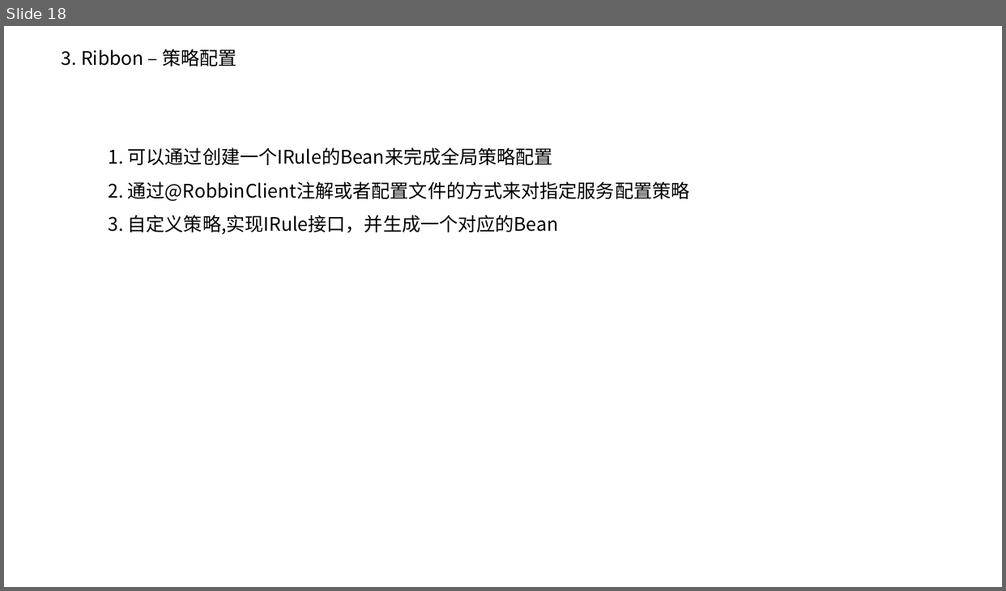
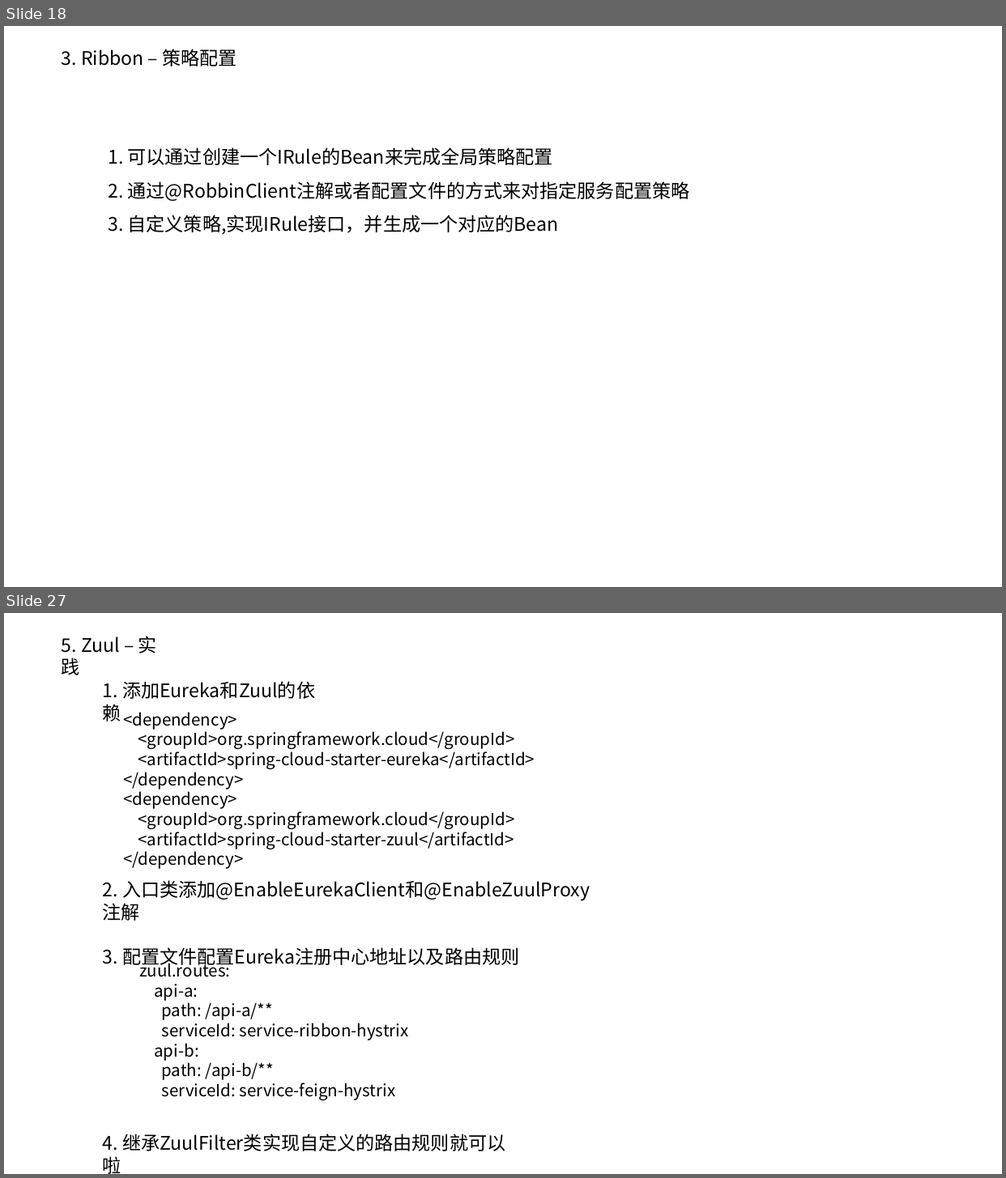
Before and after one commit to pd269hao/demo, a slide deck: doc/技术分享-SpringCloud-20190708.pptx. Shown one above the other, each under a label of ours: slide 18 before the commit, slides 18 and 27 after it; the slides between them are not shown. The pictures are 1006x591 and 1006x1178 pixels, drawn with LibreOffice and Linux fonts; fonts in the diff are those of the drawing; background and template pictures are left out. Boxes give left, top, right and bottom in pixels: in the first picture for what was removed or moved away, otherwise in the second. Text is boxed around its words. In the diff, an @@ line names an element or a change of style, - is before the commit and + after.

```diff
--- a/doc/技术分享-SpringCloud-20190708.pptx
+++ b/doc/技术分享-SpringCloud-20190708.pptx
@@ slide 27 added at (4,613,1002,1174), background #FFFFFF @@
@@ text added at (62,636,157,675), 18 pt, text #000000 @@
+5. Zuul – 实践
@@ text added at (103,681,315,699), 18 pt, text #000000 @@
+1. 添加Eureka和Zuul的依赖
@@ text added at (123,712,535,869), 16 pt, text #000000 @@
+<dependency>
+<groupId>org.springframework.cloud</groupId>
+<artifactId>spring-cloud-starter-eureka</artifactId>
+</dependency>
+<dependency>
+<groupId>org.springframework.cloud</groupId>
+<artifactId>spring-cloud-starter-zuul</artifactId>
+</dependency>
@@ text added at (103,880,590,969), 18 pt, text #000000 @@
+2. 入口类添加@EnableEurekaClient和@EnableZuulProxy注解
+3. 配置文件配置Eureka注册中心地址以及路由规则
@@ text added at (139,960,409,1101), 16 pt, text #000000 @@
+zuul.routes:
+api-a:
+path: /api-a/**
+serviceId: service-ribbon-hystrix
+api-b:
+path: /api-b/**
+serviceId: service-feign-hystrix
@@ text added at (103,1134,505,1152), 18 pt, text #000000 @@
+4. 继承ZuulFilter类实现自定义的路由规则就可以啦
```
Also in this commit, not shown: 1 slide changed, 12 other slides added, 13 slides removed, 2 other files.
